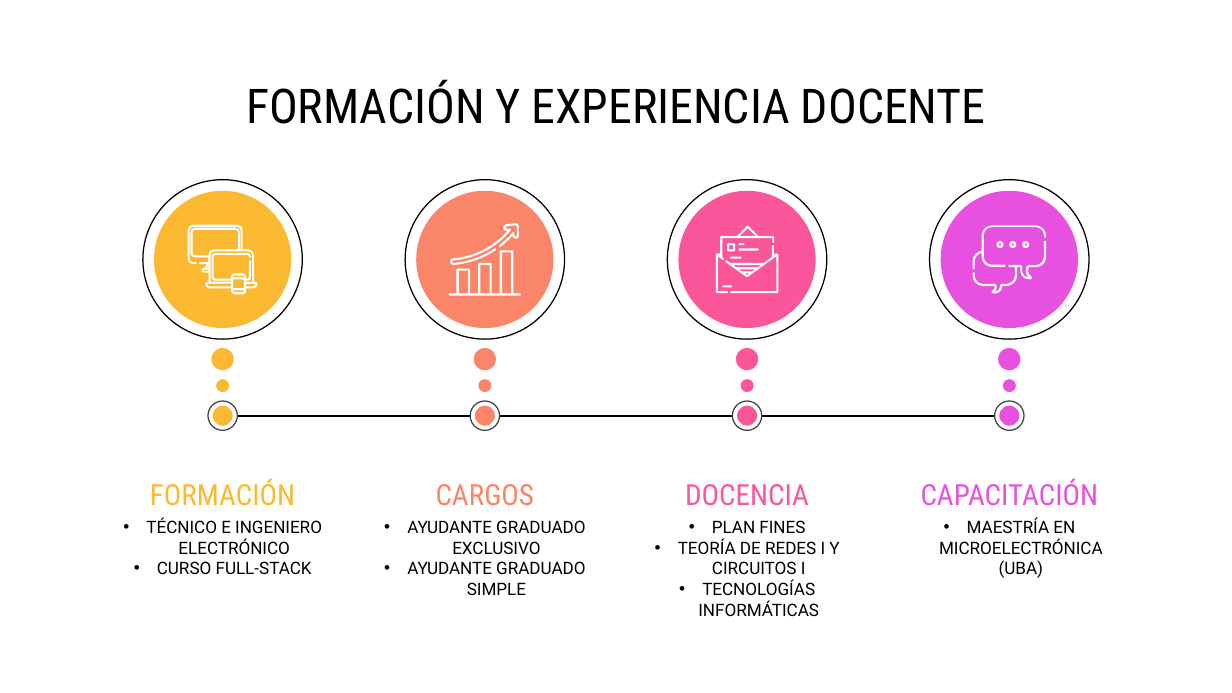
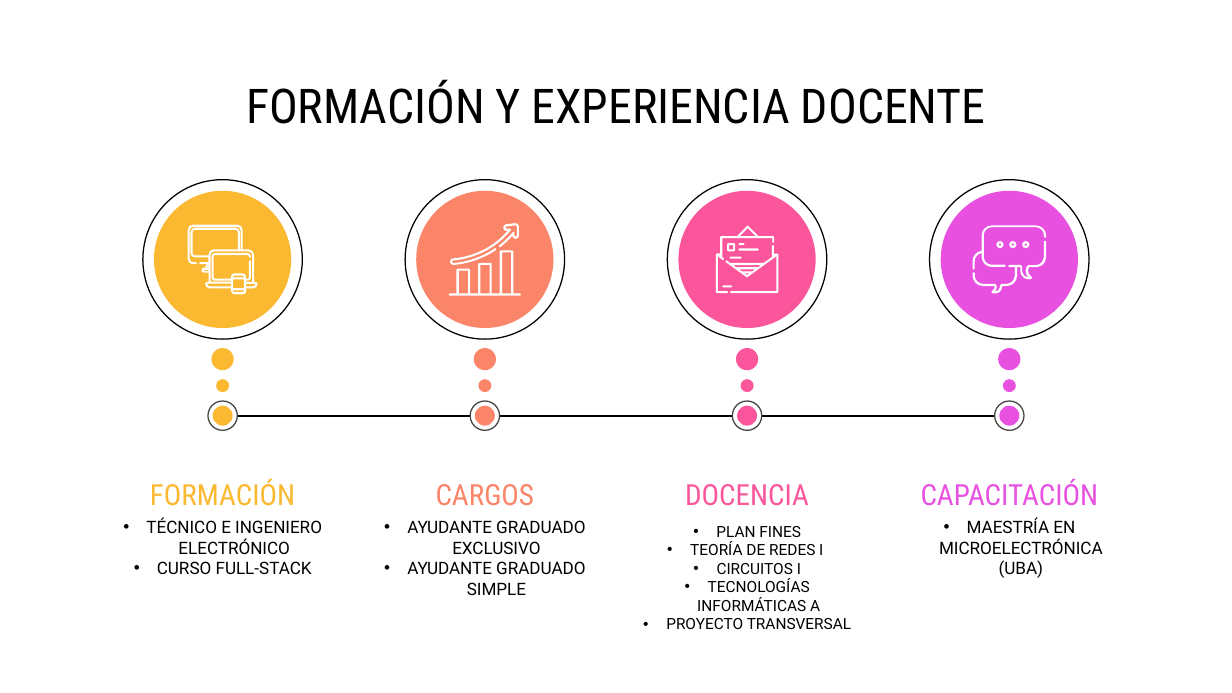
Before and after one commit to marianomorel/maestria-repo, a slide deck: slide 2 of INFOGRAFIA - CONCURSO - MARIANO MOREL.pptx. Drawn at 1232x693 pixels with LibreOffice and Linux fonts; fonts in the diff are those of the drawing. Boxes give left, top, right and bottom in pixels: in the first picture for what was removed or moved away, otherwise in the second. Text is boxed around its words. In the diff, an @@ line names an element or a change of style, - is before the commit and + after.

```diff
--- a/INFOGRAFIA - CONCURSO - MARIANO MOREL.pptx
+++ b/INFOGRAFIA - CONCURSO - MARIANO MOREL.pptx
@@ text at box(716, 526, 801, 537): size 10 to 9 pt in "PLAN FINES" @@
@@ text at box(666, 542, 851, 629): text changed; size 10 to 9 pt @@
-• TEORÍA DE REDES I Y CIRCUITOS I
-• TECNOLOGÍAS INFORMÁTICAS
+• TEORÍA DE REDES I
+• CIRCUITOS I
+• TECNOLOGÍAS INFORMÁTICAS A
+• PROYECTO TRANSVERSAL
```
Also in this commit, not shown: 2 other slides changed, 2 slides added, 2 slides removed, 3 other files.
